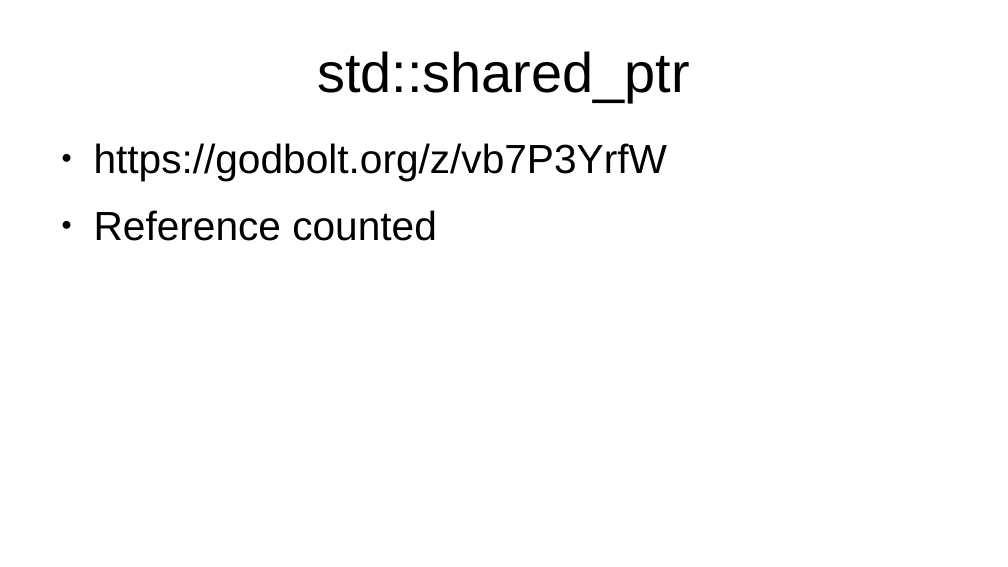
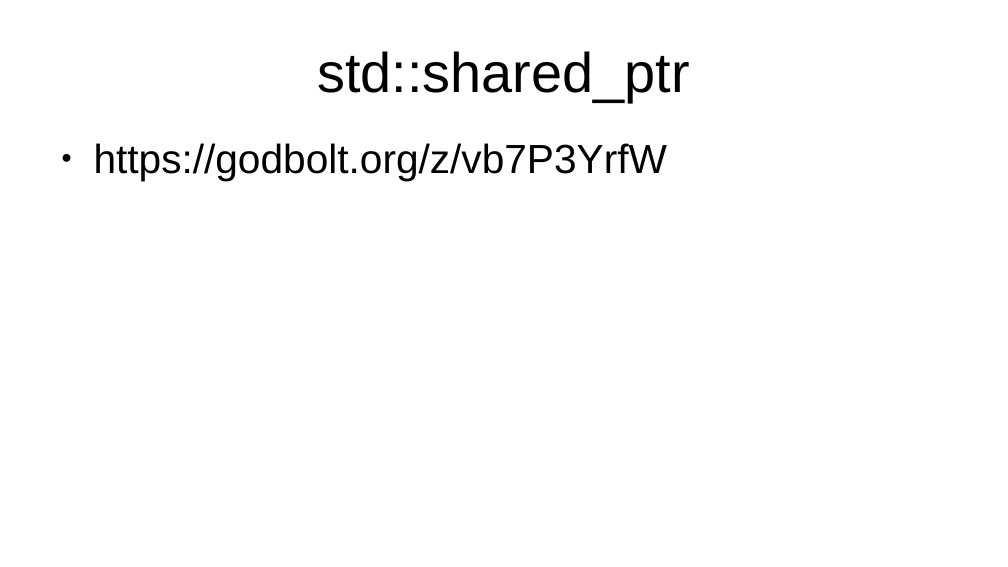
Before and after one commit to marcpawl/nullptr, a slide deck: slide 18 of slideshow.odp (slide 14 before the commit). Drawn at 1008x567 pixels with LibreOffice and Linux fonts; fonts in the diff are those of the drawing. Boxes give left, top, right and bottom in pixels: in the first picture for what was removed or moved away, otherwise in the second. Text is boxed around its words. In the diff, an @@ line names an element or a change of style, - is before the commit and + after.

Commit message:
More slides showing shared_ptr, and owner and borrower

```diff
--- a/slideshow.odp
+++ b/slideshow.odp
@@ text at [94,210,437,241]: paragraph removed @@
-● Reference counted
```
Also in this commit, not shown: 5 other slides changed, 7 slides added, 1 slide removed.
